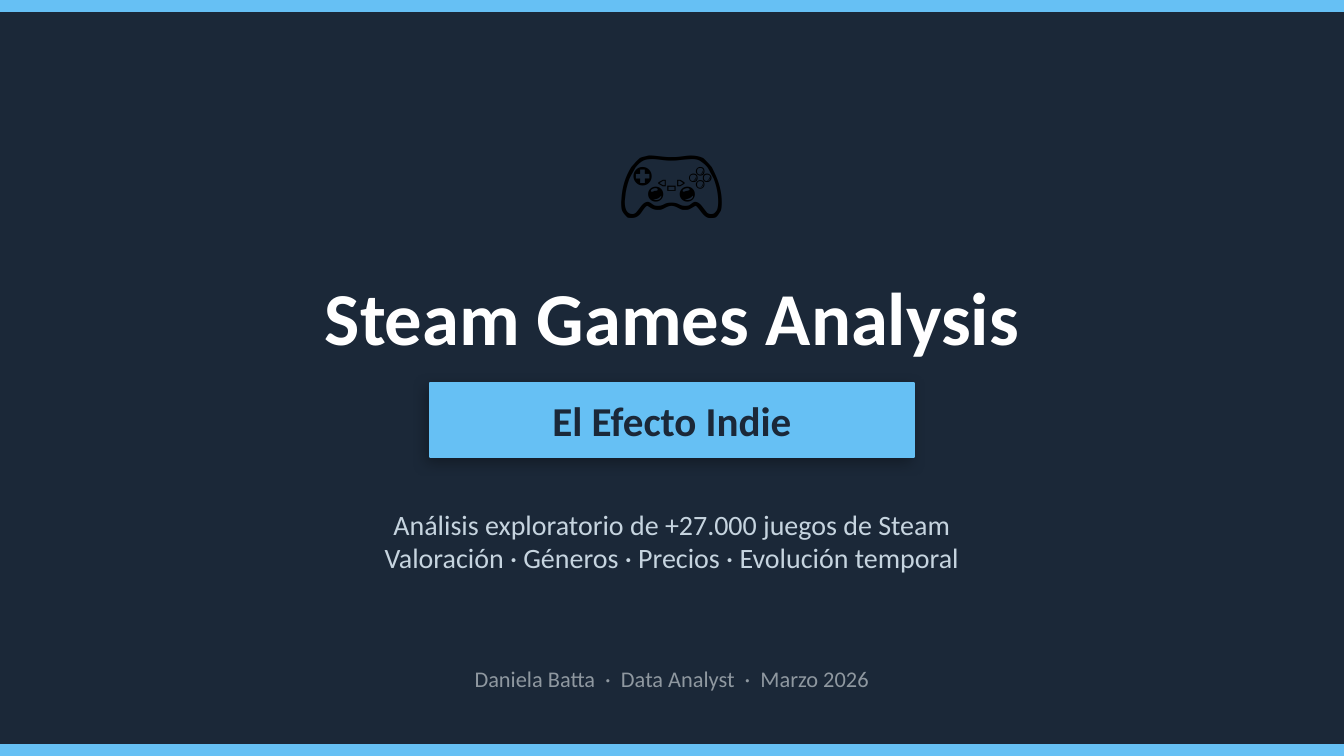
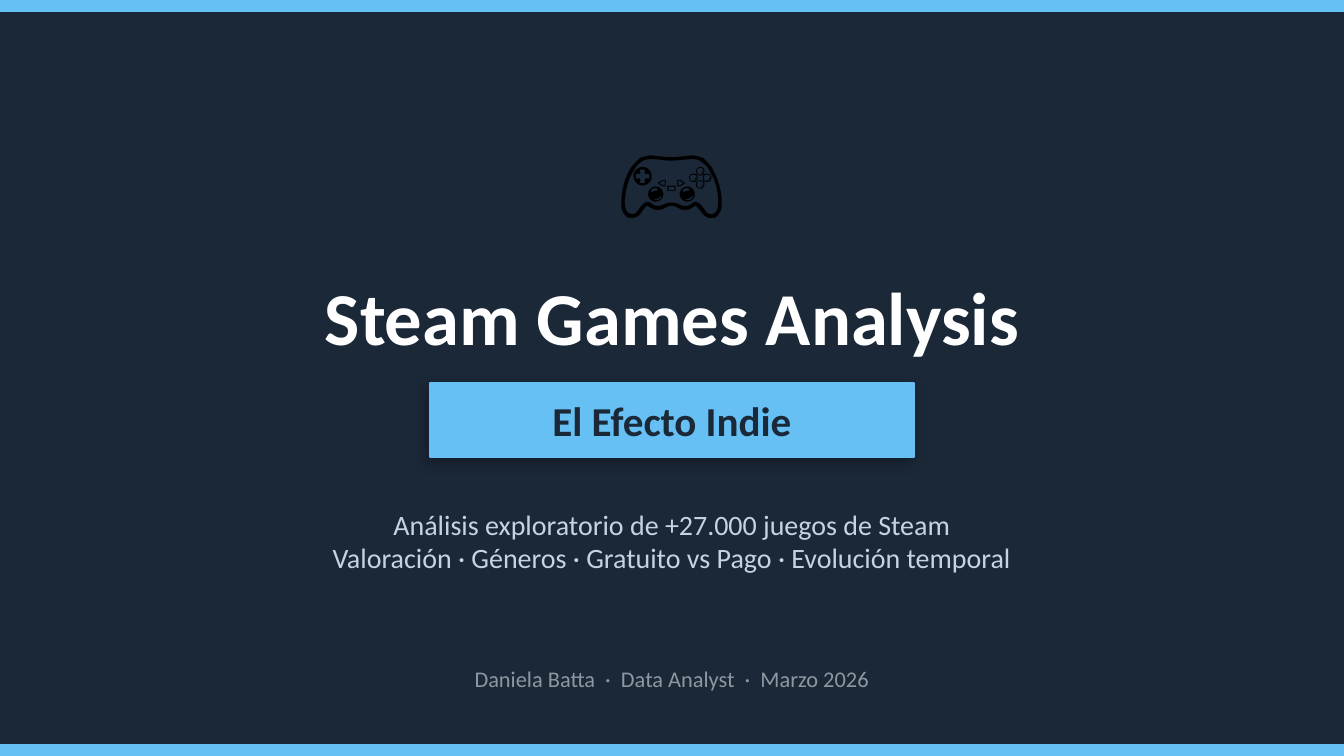
Before and after one commit to danielabatta3/steam-data-analysis, a slide deck: slide 1 of steam_analysis_presentation.pptx. Drawn at 1344x756 pixels with LibreOffice and Linux fonts; fonts in the diff are those of the drawing. Boxes give left, top, right and bottom in pixels: in the first picture for what was removed or moved away, otherwise in the second. Text is boxed around its words. In the diff, an @@ line names an element or a change of style, - is before the commit and + after.

```diff
--- a/steam_analysis_presentation.pptx
+++ b/steam_analysis_presentation.pptx
@@ text at bbox=[333, 548, 1011, 573]: text changed @@
-Valoración · Géneros · Precios · Evolución temporal
+Valoración · Géneros · Gratuito vs Pago · Evolución temporal
```
Also in this commit, not shown: 2 other slides changed.
